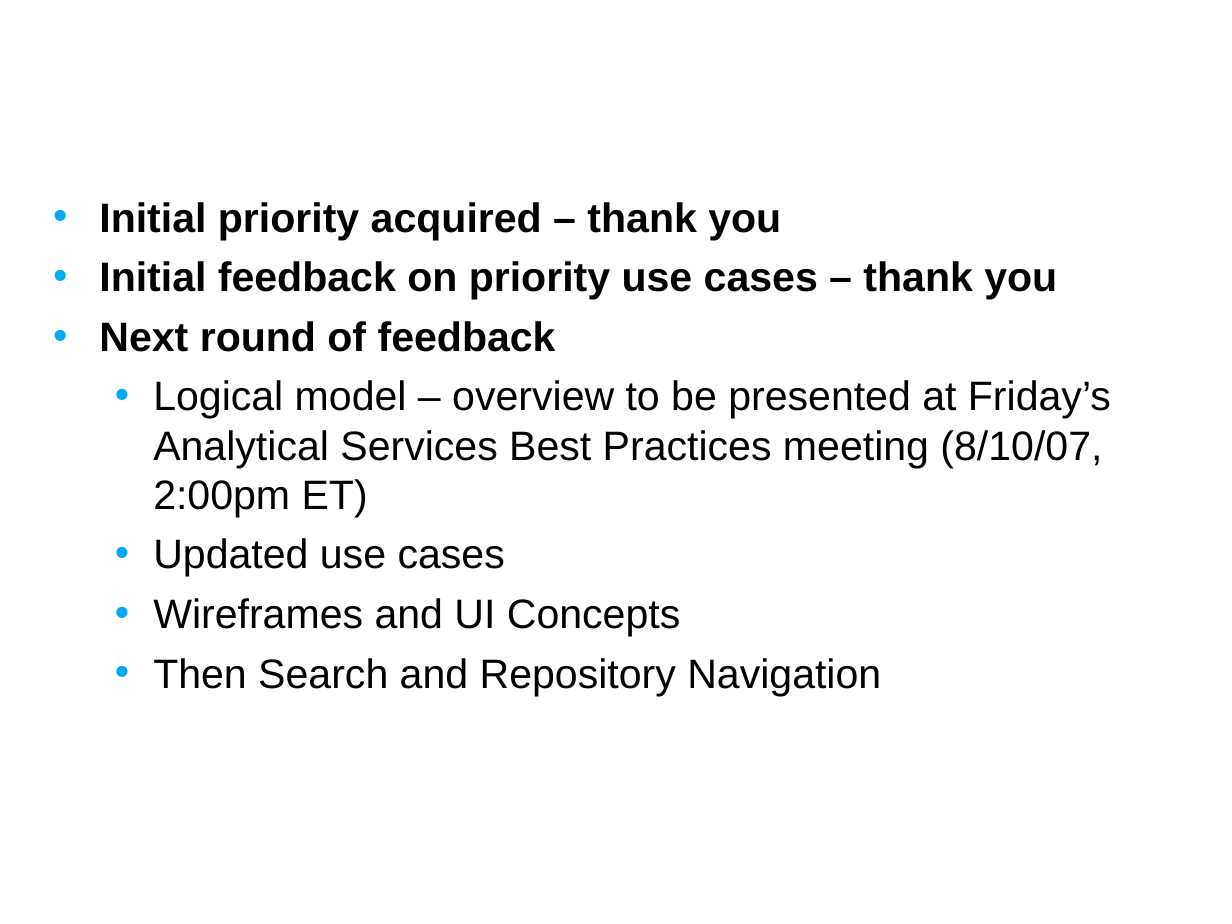
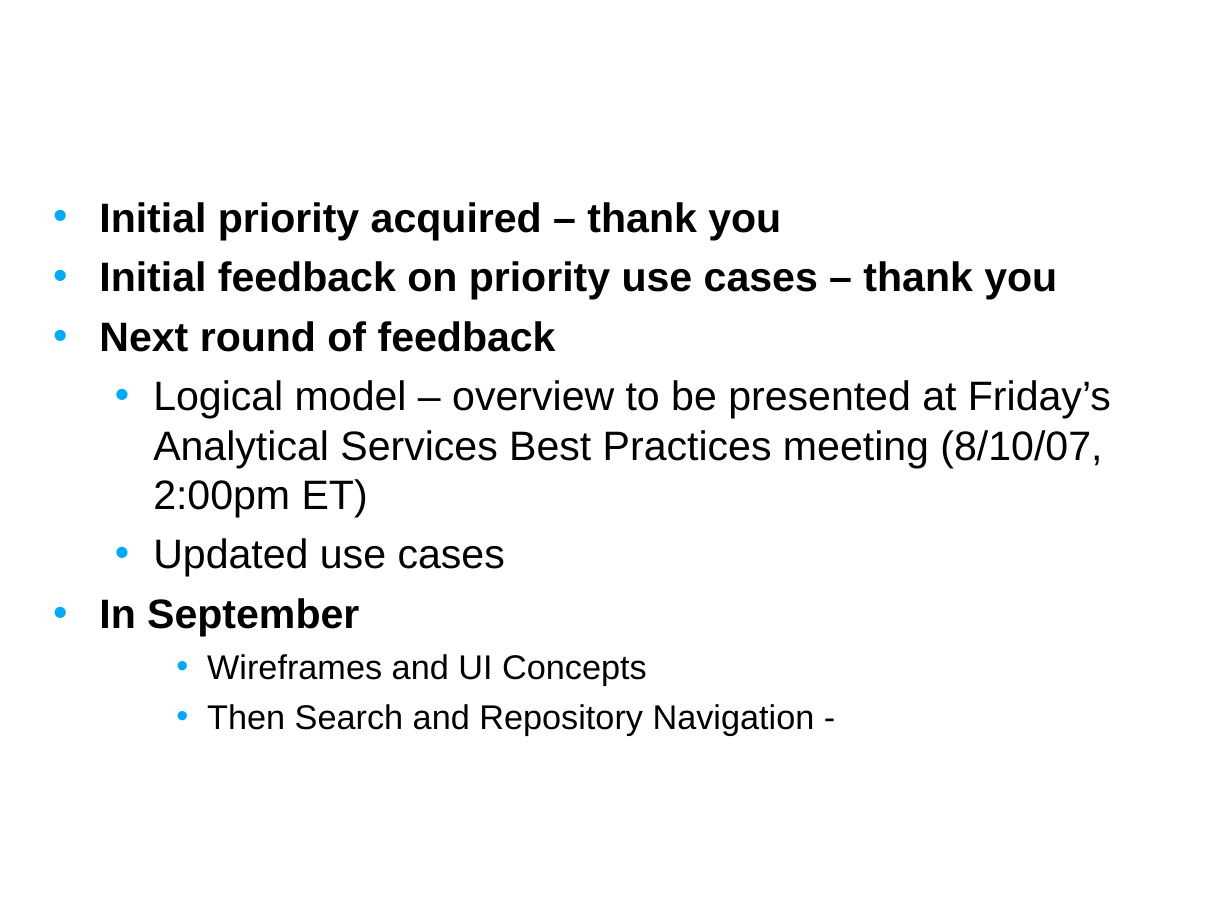
Before and after one commit to NCIP/caarray-docs, a slide deck: slide 15 of project_management/open_meetings/caArray User Community Meeting Aug 8.ppt (slide 14 before the commit). Drawn at 1232x924 pixels with LibreOffice and Linux fonts; fonts in the diff are those of the drawing; background and template pictures are left out. Boxes give left, top, right and bottom in pixels: in the first picture for what was removed or moved away, otherwise in the second. Text is boxed around its words. In the diff, an @@ line names an element or a change of style, - is before the commit and + after.

```diff
--- a/project_management/open_meetings/caArray User Community Meeting Aug 8.ppt
+++ b/project_management/open_meetings/caArray User Community Meeting Aug 8.ppt
@@ text at bbox=[99, 598, 359, 636]: paragraph added @@
+• In September
@@ text at bbox=[207, 654, 647, 686]: size 24 to 20 pt in "Wireframes and UI Concepts"; list level 2 to 3 in "Wireframes and UI Concepts" @@
@@ text at bbox=[207, 704, 815, 735]: text changed; size 24 to 20 pt @@
-  • Then Search and Repository Navigation
+    • Then Search and Repository Navigation -
```
Also in this commit, not shown: 4 other slides changed, 2 slides added, 1 slide removed.
